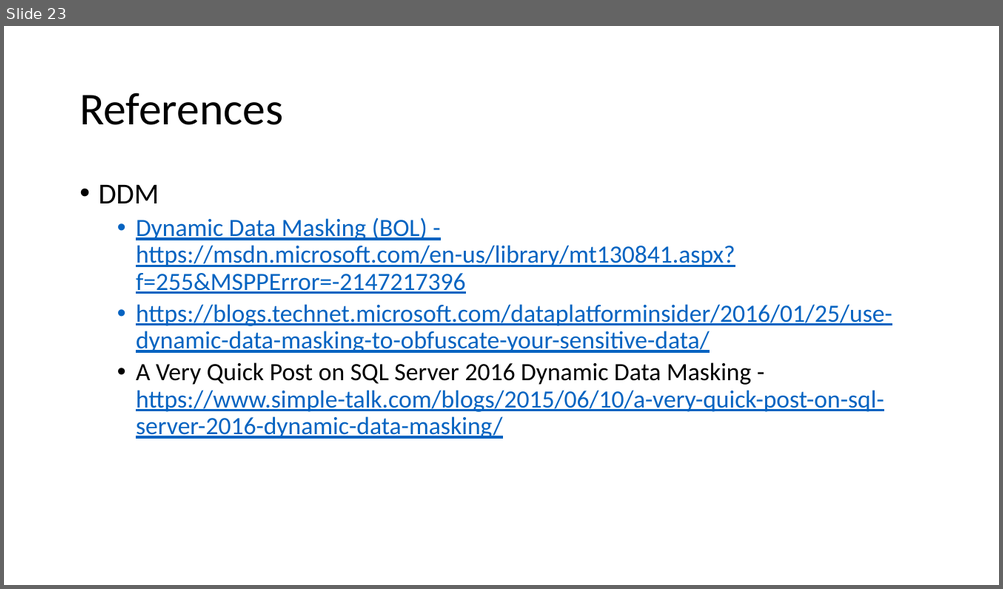
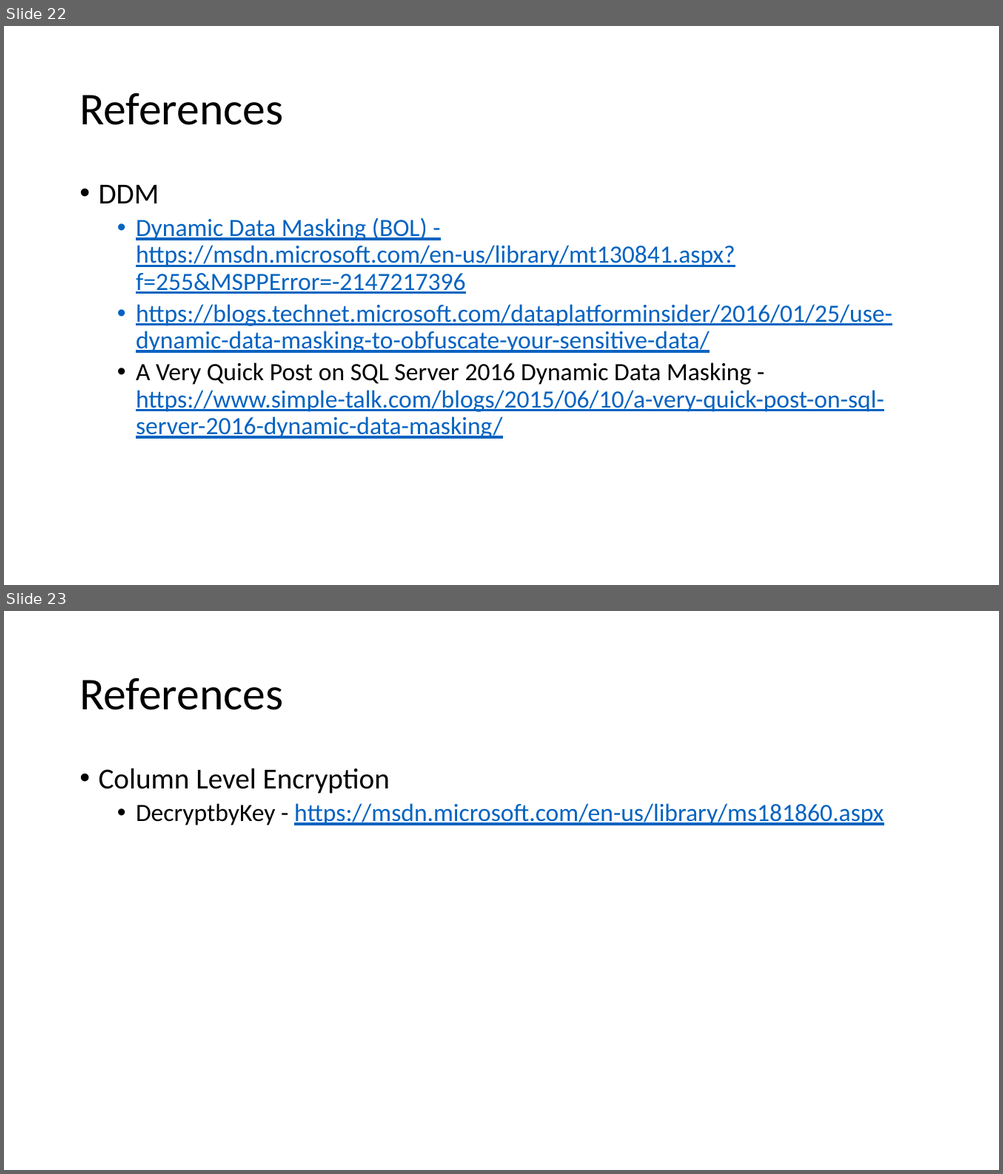
Before and after one commit to way0utwest/EndtoEndEncryptedSQL2016, a slide deck: Getting Started with Encryption in SQL 2016.pptx. Shown one above the other, each under a label of ours: slide 23 before the commit, slides 22 and 23 after it. The pictures are 1003x589 and 1003x1174 pixels, drawn with LibreOffice and Linux fonts; fonts in the diff are those of the drawing. Boxes give left, top, right and bottom in pixels: in the first picture for what was removed or moved away, otherwise in the second. Text is boxed around its words. In the diff, an @@ line names an element or a change of style, - is before the commit and + after.

Commit message:
Updated PPT
Column encryption, TDE, RLS demo cleanup. AE image.

```diff
--- a/Getting Started with Encryption in SQL 2016.pptx
+++ b/Getting Started with Encryption in SQL 2016.pptx
@@ slide 23 added at (4,611,999,1170), background #FFFFFF @@
@@ title added at (79,678,283,710), 44 pt, text #000000 @@
+References
@@ text added at (99,768,883,826), 24 pt, text #0563C1, underline @@
+• Column Level Encryption
+  • DecryptbyKey - https://msdn.microsoft.com/en-us/library/ms181860.aspx
@@ what was slide 23 is now slide 22 @@
```
Also in this commit, not shown: 5 slides changed, 3 other slides added, 5 slides removed.
